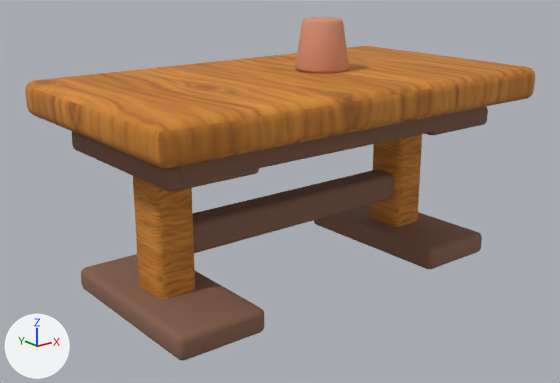
The glTF model public/models/furniture/dining-table.glb: old version first, new version second.
Before and after are seen from a camera (50 mm lens) standing at (-1.734, -2.088, 1.175) and looking at (-0.064, -0.001, 0.34). The lights are fixed; the arrows at lower left show +X, +Y and +Z. The picture after the commit comes second. Vertices at exactly the same position are counted once.

Objects in the first picture: 'dining-table'.
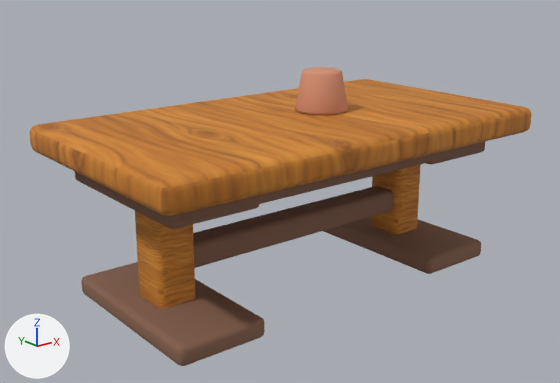
Location of each change, (x1, y1, x2, y2) in pixels of the pictures (560 x 383 px; the box of a moved part takes in the faces that stretch with it):
'dining-table', reshaped, moved (13% shorter)
    before: (25, 17, 535, 360)
    after: (30, 67, 532, 366)
part 1 of me_cube_086, moved or reshaped
    before: (25, 46, 535, 168)
    after: (30, 79, 532, 216)
part 2 of me_cube_086, moved or reshaped
    before: (133, 176, 195, 299)
    after: (135, 211, 195, 308)
part 3 of me_cube_086, moved or reshaped
    before: (371, 134, 422, 227)
    after: (371, 164, 421, 234)
part 4 of me_cube_086, moved or reshaped
    before: (177, 107, 485, 184)
    after: (181, 142, 482, 222)
part 5 of me_cube_086, moved or reshaped
    before: (72, 131, 259, 192)
    after: (81, 262, 265, 366)
part 6 of me_cube_086, moved or reshaped
    before: (424, 107, 488, 135)
    after: (75, 172, 259, 229)
part 7 of me_cube_086, moved or reshaped
    before: (314, 205, 482, 269)
    after: (324, 217, 481, 274)
part 8 of me_cube_086, moved or reshaped (mostly hidden afterwards)
    before: (81, 254, 264, 360)
    after: (426, 142, 485, 164)
part 9 of me_cube_086, moved or reshaped
    before: (193, 169, 394, 253)
    after: (193, 186, 393, 268)
part 10 of me_cube_086, moved or reshaped
    before: (295, 17, 349, 73)
    after: (295, 67, 348, 115)

The change, as a diff of the scene's bpy script:
```diff
--- a/public/models/furniture/dining-table.glb.py
+++ b/public/models/furniture/dining-table.glb.py
@@ mat_joinery_aged_brass @@
+mat_joinery_aged_brass = principled_material('joinery-aged-brass')
+mat_joinery_aged_brass.base_color = (0.41, 0.29, 0.13)  # brown #ac9365
+mat_joinery_aged_brass.metallic = 0.35
+mat_joinery_aged_brass.roughness = 0.66
@@ me_cube_086 @@
 # used by ob_dining_table; location = (0.0, 0.0, 0.7)
-me_cube_086.from_pydata(...)  # 936 vertices, 1832 faces; spans x -0.8..0.8, y -0.45..0.45, z -0.68..0.24
+me_cube_086.from_pydata(...)  # 960 vertices, 1872 faces; spans x -0.8..0.8, y -0.45..0.45, z 0.0..0.76
+# me_cube_086 part 1: the loose piece of 96 vertices spanning x -0.8..0.8, y -0.45..0.45, z -0.06..0.06 is scaled about its middle by (1, 1, 0.824), then moved by (0.0, 0.0, 0.56)
+# me_cube_086 part 2: the loose piece of 96 vertices spanning x -0.61..-0.47, y -0.08..0.08, z -0.67..-0.12 is scaled about its middle by (1, 1, 0.824), then moved by (0.0, 0.0, 0.63)
+# me_cube_086 part 3: the loose piece of 96 vertices spanning x 0.47..0.61, y -0.08..0.08, z -0.67..-0.12 is scaled about its middle by (1, 1, 0.824), then moved by (0.0, 0.0, 0.63)
+# me_cube_086 part 4: the loose piece of 96 vertices spanning x -0.67..0.67, y -0.32..0.32, z -0.15..-0.05 is moved by (0.0, 0.0, 0.58)
+# me_cube_086 part 5: the loose piece of 96 vertices spanning x -0.7..-0.38, y -0.31..0.31, z -0.17..-0.09 is scaled about its middle by (0.986, 1.07, 0.913), then moved by (0.0, 0.0, 0.17)
+# me_cube_086 part 6: the loose piece of 96 vertices spanning x 0.38..0.7, y -0.31..0.31, z -0.17..-0.09 is moved by (-1.09, 0.0, 0.59)
+# me_cube_086 part 7: the loose piece of 96 vertices spanning x 0.38..0.7, y -0.34..0.34, z -0.68..-0.6 is scaled about its middle by (1, 1, 0.824), then moved by (0.0, 0.0, 0.68)
+# me_cube_086 part 8: the loose piece of 96 vertices spanning x -0.7..-0.38, y -0.34..0.34, z -0.68..-0.6 is scaled about its middle by (1.01, 0.938, 0.743), then moved by (1.09, 0.0, 1.1)
+# me_cube_086 part 9: the loose piece of 96 vertices spanning x -0.54..0.54, y -0.05..0.05, z -0.49..-0.38 is moved by (0.0, 0.0, 0.64)
+# me_cube_086 part 10: the loose piece of 72 vertices spanning x 0.03..0.23, y -0.1..0.1, z 0.06..0.24 is scaled about its middle by (1, 1, 0.824), then moved by (0.0, 0.0, 0.54)
+# other edits to the shape of me_cube_086 do not show in these pictures
 me_cube_086.materials.append(mat_wood_honey_textured)
@@ me_cube_086 @@
 me_cube_086.materials.append(mat_terracotta)
+me_cube_086.materials.append(mat_joinery_aged_brass)  # brown #ac9365
@@ ob_dining_table @@
 ob_dining_table = bpy.data.objects.new('dining-table', me_cube_086)
-ob_dining_table.location = (0.0, 0.0, 0.7)
+ob_dining_table.location = (0.0, 0.0, 0.0)
```
